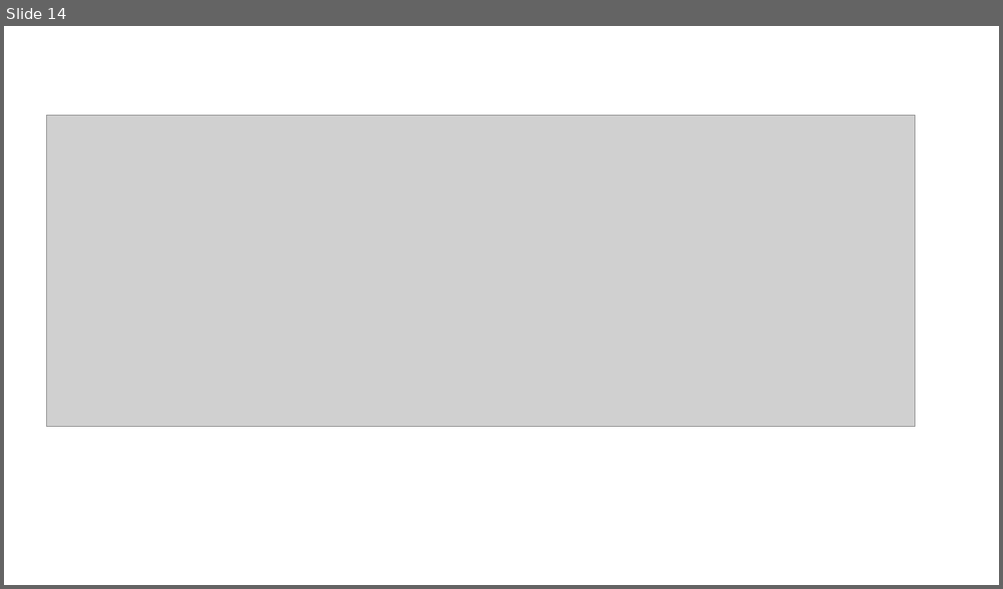
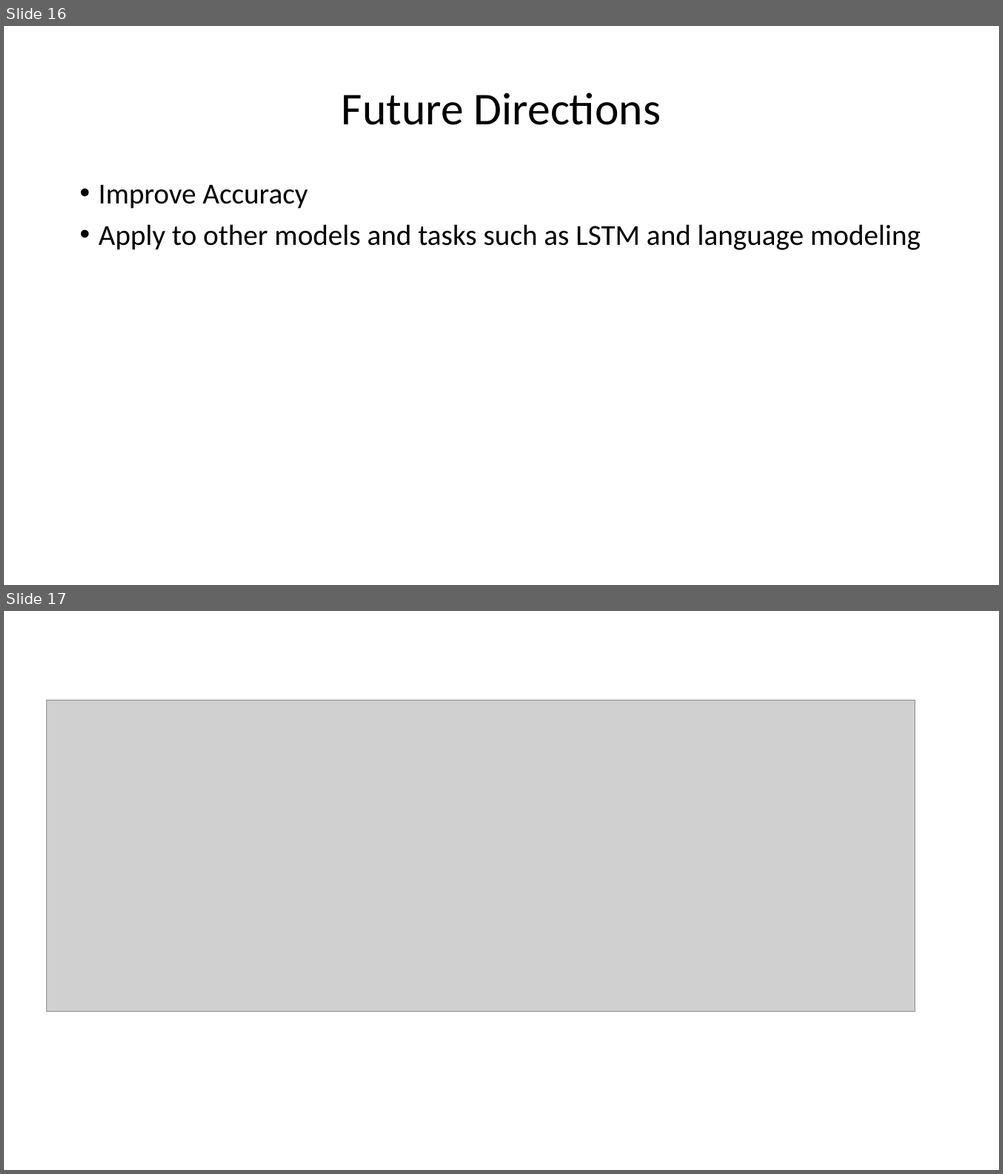
Before and after one commit to aisecure/aisecure.github.io, a slide deck: TEACHING/files/2019/1107/hari_aml.pptx. Shown one above the other, each under a label of ours: slide 14 before the commit, slides 16 and 17 after it. The pictures are 1003x589 and 1003x1174 pixels, drawn with LibreOffice and Linux fonts; fonts in the diff are those of the drawing; grey boxes stand for pictures. Boxes give left, top, right and bottom in pixels: in the first picture for what was removed or moved away, otherwise in the second. Text is boxed around its words. In the diff, an @@ line names an element or a change of style, - is before the commit and + after.

```diff
--- a/TEACHING/files/2019/1107/hari_aml.pptx
+++ b/TEACHING/files/2019/1107/hari_aml.pptx
@@ slide 16 added at (4, 26, 999, 585), background #FFFFFF @@
@@ title added at (341, 93, 660, 125), 44 pt, text #000000 @@
+Future Directions
@@ text added at (99, 185, 920, 250), 28 pt, text #000000 @@
+• Improve Accuracy
+• Apply to other models and tasks such as LSTM and language modeling
@@ what was slide 14 is now slide 17 @@
```
Also in this commit, not shown: 11 slides changed, 4 other slides added, 2 slides removed.
